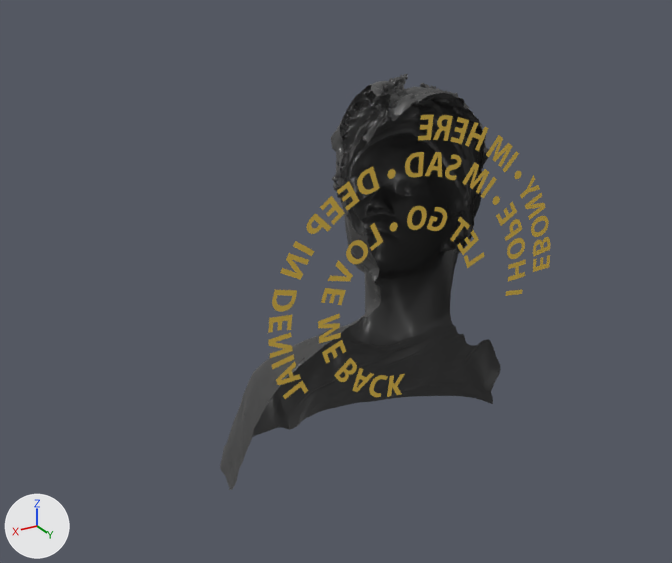
An edit to the glTF model ebony.glb, drawn before and after from the same camera.
Before and after are seen from a 50 mm lens placed at (1.136, 1.835, 0.817), pointed at (-0.013, -0.08, -0.141). Arrows for +X, +Y and +Z are at lower left; the lights stay in place. The older version comes first. Where no turn or scale is listed for an object, it has been applied to the vertices.

Before the edit, the objects in view are built like this:
```python
mat_dots = principled_material('dots')
mat_dots.base_color = (0.78, 0.52, 0.0744)  # yellow #e5bf4d
mat_dots.roughness = 1.0
me_ebony = bpy.data.meshes.new('ebony')
me_ebony.from_pydata(...)  # 15000 vertices, 29604 faces; spans x -0.358..0.432, y -0.193..0.132, z -0.432..0.457
me_ebony.materials.append(mat_ebony)  # dark grey #424242
me_test002 = bpy.data.meshes.new('test002')
me_test002.from_pydata(...)  # 780 vertices, 748 faces; spans x -0.371..0.371, y 0.0, z -0.161..0.37
me_test002.materials.append(mat_dots)  # yellow #e5bf4d
me_test003 = bpy.data.meshes.new('test003')
me_test003.from_pydata(...)  # 439 vertices, 421 faces; spans x -0.454..0.0, y 0.0, z -0.002..0.454
me_test003.materials.append(mat_dots)  # yellow #e5bf4d
me_test1 = bpy.data.meshes.new('test1')
me_test1.from_pydata(...)  # 545 vertices, 521 faces; spans x -0.232..0.245, y 0.0, z -0.245..0.244
me_test1.materials.append(mat_dots)  # yellow #e5bf4d
ob_ebony = bpy.data.objects.new('ebony', me_ebony)
ob_ebony.location = (-0.007, 0.052, -0.044)
ob_test002 = bpy.data.objects.new('test002', me_test002)
ob_test002.location = (-0.052, 0.184, -0.111)
ob_test003 = bpy.data.objects.new('test003', me_test003)
ob_test003.location = (-0.052, 0.184, -0.111)
ob_test1 = bpy.data.objects.new('test1', me_test1)
ob_test1.location = (-0.052, 0.184, -0.111)
```
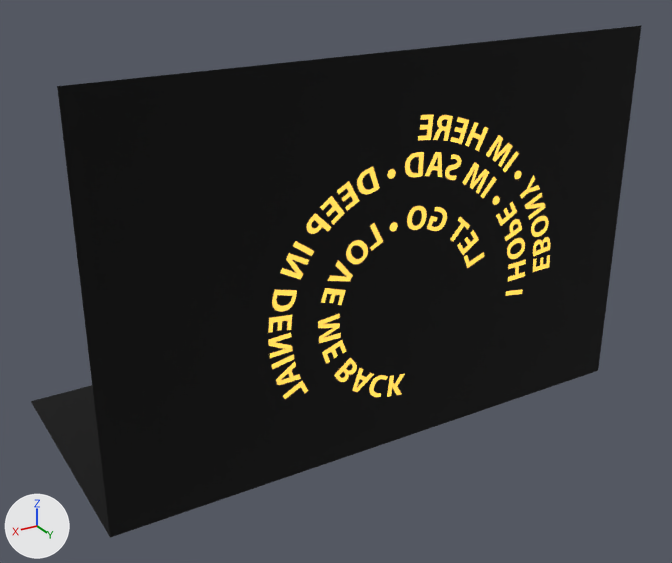
What differs and where, as boxes [x1, y1, x2, y2] in the pictures (672 x 563 px):
'wall_2', added
    after: [31, 26, 641, 537]
'test002', recoloured, surface changed
    both: [268, 152, 526, 399]
'test1', recoloured, surface changed
    both: [318, 206, 485, 397]
'test003', recoloured, surface changed
    both: [418, 114, 550, 272]
'ebony', unchanged, covered by the edit
    before: [220, 74, 501, 490]

What changed in the scene script:
```text
Change mat_dots:
    add mat_dots.emission_strength = 1.0
    add mat_dots.emission_color = (0.78, 0.52, 0.0744)  # yellow #e5bf4d
Add mat_wall:
    mat_wall = principled_material('wall')
    mat_wall.base_color = (0.0, 0.0, 0.0)  # black #000000
    mat_wall.roughness = 1.0
Add me_wall_2:
    me_wall_2.from_pydata([(-0.726, 0.097, -0.655), (0.726, 0.097, -0.655), (0.726, 0.097, 0.317), (-0.726, 0.097, 0.317), (-0.726, -0.573, -0.655), (0.726, -0.573, -0.655)], [], [(0, 1, 2), (2, 3, 0), (4, 5, 1), (1, 0, 4)])
    me_wall_2.materials.append(mat_wall)  # its picture is missing
Add ob_wall_2:
    ob_wall_2 = bpy.data.objects.new('wall_2', me_wall_2)
    ob_wall_2.location = (-0.013, 0.087, 0.17)
```
